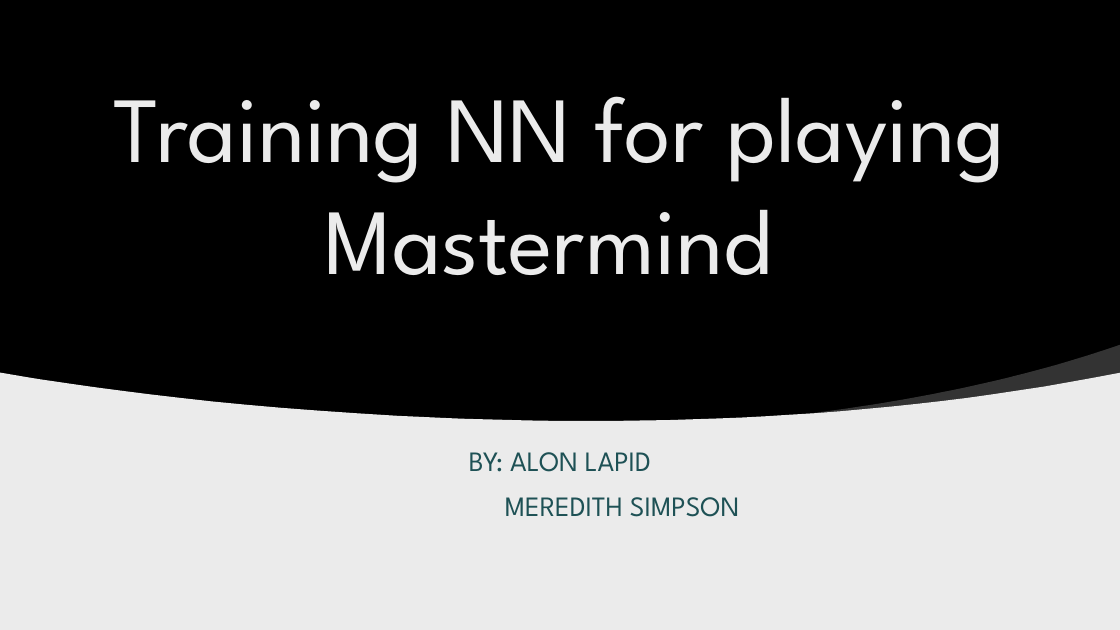
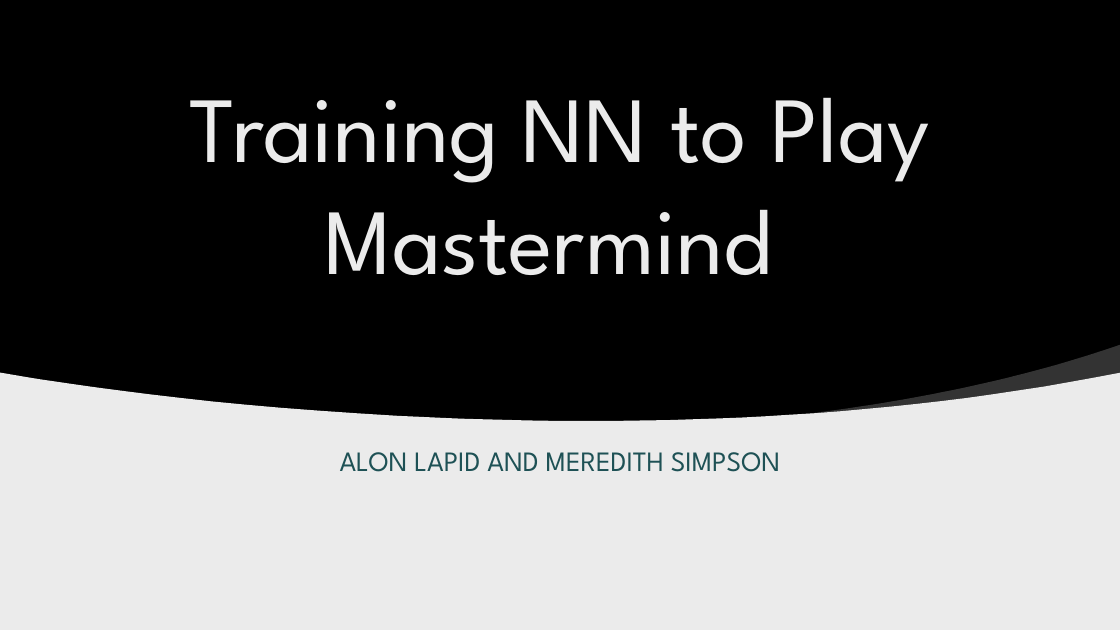
Before and after one commit to gilsh2/final_ai_project, a slide deck: slide 1 of ai_final_project_mastermind.pptx. Drawn at 1120x630 pixels with LibreOffice and Linux fonts; fonts in the diff are those of the drawing; background and template pictures are left out. Boxes give left, top, right and bottom in pixels: in the first picture for what was removed or moved away, otherwise in the second. Text is boxed around its words. In the diff, an @@ line names an element or a change of style, - is before the commit and + after.

```diff
--- a/ai_final_project_mastermind.pptx
+++ b/ai_final_project_mastermind.pptx
@@ title at box(189, 97, 929, 275): text changed @@
-Training NN for playing Mastermind
+Training NN to Play Mastermind
@@ subtitle at box(340, 452, 780, 472): text changed @@
-BY: ALON LAPID
-MEREDITH SIMPSON
+ALON LAPID AND MEREDITH SIMPSON
```
Also in this commit, not shown: 14 other slides changed, 4 slides added, 1 other file.
